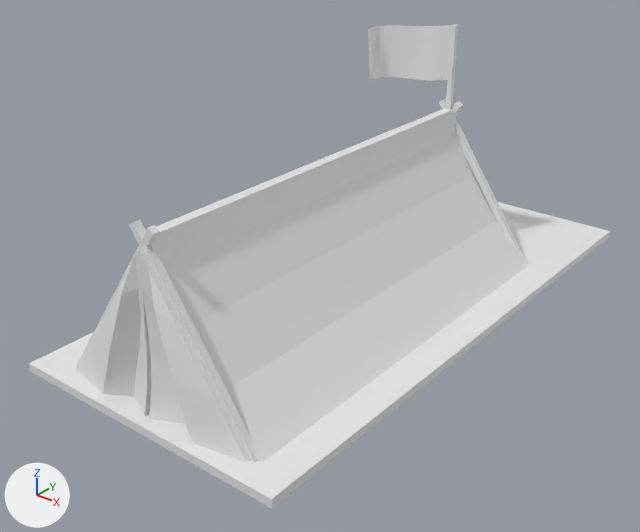
One commit to the FBX model Assets/Models/Hospital.fbx: the scene before it, then after it.
One viewpoint serves both versions: a 50 mm camera at (6.73, -8.55, 5.99) aimed at (-0.17, 0.07, 0.65). Arrows for +X, +Y and +Z are at lower left; the lights stay in place. Where no turn or scale is listed for an object, it has been applied to the vertices.

The older version as bpy lines, for what is in view:
```python
me_cube_001 = bpy.data.meshes.new('Cube.001')
me_cube_001.from_pydata(...)  # a box spanning x -2.02..2.02, y -3.43..5.09, z -0.06..0.06
me_cube_005 = bpy.data.meshes.new('Cube.005')
me_cube_005.from_pydata(...)  # 20 vertices, 18 faces; spans x -1.6..1.6, y -1.0..1.0, z -1.0..1.22
me_cube_007 = bpy.data.meshes.new('Cube.007')
me_cube_007.from_pydata(...)  # a box spanning x -0.038..0.038, y -0.038..0.038, z -0.661..0.661
me_cube_008 = bpy.data.meshes.new('Cube.008')
me_cube_008.from_pydata(...)  # 32 vertices, 24 faces; spans x -5.7..56.4, y -1.0..131.4, z -1.0..1.0
me_cube_010 = bpy.data.meshes.new('Cube.010')
me_cube_010.from_pydata(...)  # 184 vertices, 182 faces; spans x -1.47..1.47, y -0.17..6.4, z -1.0..1.12
me_plane_001 = bpy.data.meshes.new('Plane.001')
me_plane_001.from_pydata(...)  # 40 vertices, 19 faces; spans x -0.607..0.762, y -0.271..0.078, z -0.59..0.406
ob_cube = bpy.data.objects.new('Cube', me_cube_001)
ob_cube.location = (0.0, 0.0, 0.0)
ob_cube_001 = bpy.data.objects.new('Cube.001', me_cube_008)
ob_cube_001.location = (0.73, 3.06, 1.09)
ob_cube_001.rotation_euler = (0.0, -0.611, 0.0)  # degrees (0, -35, 0)
ob_cube_001.scale = (-0.0469, -0.0469, -1.53)
ob_cube_003 = bpy.data.objects.new('Cube.003', me_cube_005)
ob_cube_003.location = (0.0, 0.0, 1.02)
ob_cube_003.rotation_euler = (0.0, 3.142, 0.0)  # degrees (0, 180, 0)
ob_cube_003.scale = (-1.0, -3.06, -1.0)
ob_cube_004 = bpy.data.objects.new('Cube.004', me_cube_010)
ob_cube_004.location = (0.0, -3.12, 1.01)
ob_cube_005 = bpy.data.objects.new('Cube.005', me_cube_007)
ob_cube_005.location = (0.0, 3.01, 2.84)
ob_plane = bpy.data.objects.new('Plane', me_plane_001)
ob_plane.location = (-0.78, 3.03, 3.09)
```
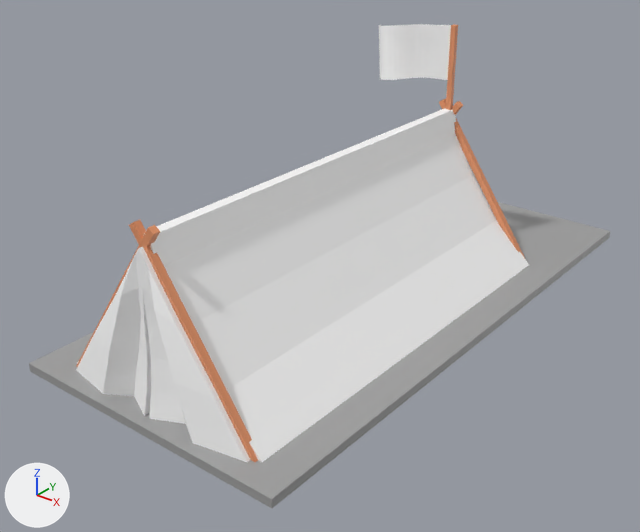
The edits, one by one:
Material 'Material.001' (mat_material_001) is new.
Its base color is (0.8, 0.307, 0.142) (orange #e79669).
Material 'Material' (mat_material) is new.
Its base color is (0.342, 0.342, 0.342) (grey #9e9e9e).
Material 'Material.002' (mat_material_002) is new.
Its base color is (1.0, 1.0, 1.0) (white #ffffff).
me_cube_005 has 20 vertices, 18 faces and spans x -1.6..1.6, y -1.0..1.0, z -1.0..1.22.
me_cube_005 now uses material mat_material_002 (white #ffffff).
me_cube_001 has 8 vertices, 6 faces and spans x -2.02..2.02, y -3.43..5.09, z -0.06..0.06.
me_cube_001 now uses material mat_material (grey #9e9e9e).
me_plane_001 is used by ob_plane; location (-0.78, 3.03, 3.09).
me_plane_001 had 40 vertices, 19 faces and spanned x -0.607..0.762, y -0.271..0.078, z -0.59..0.406.
me_plane_001 now has 40 vertices, 19 faces and spans x -0.622..0.762, y -0.224..0.134, z -0.574..0.406.
me_plane_001 part 1: 38 of 40 vertices moved; they spanned x -0.607..0.682, y -0.271..0.078, z -0.59..0.395 and now span x -0.622..0.68, y -0.224..0.134, z -0.574..0.398; mean shift (0.015, -0.021, 0.016); largest move (-0.591, -0.271, 0.223) -> (-0.622, 0.134, 0.231).
me_plane_001 now uses material mat_material_002 (white #ffffff).
me_cube_008 has 32 vertices, 24 faces and spans x -5.7..56.4, y -1.0..131.4, z -1.0..1.0.
me_cube_008 now uses material mat_material_001 (orange #e79669).
me_cube_007 has 8 vertices, 6 faces and spans x -0.038..0.038, y -0.038..0.038, z -0.661..0.661.
me_cube_007 now uses material mat_material_001 (orange #e79669).
me_cube_010 has 184 vertices, 182 faces and spans x -1.47..1.47, y -0.17..6.4, z -1.0..1.12.
me_cube_010 now uses material mat_material_002 (white #ffffff).

Changed parts and their boxes [x1, y1, x2, y2] in the pictures (640 x 532 px):
'Cube.003', recoloured (grey to white): [77, 108, 529, 462] in both
'Cube', recoloured (white to grey): [29, 202, 610, 508] in both
'Cube.004', recoloured (grey to white): [76, 247, 250, 462] in both
'Plane', recoloured, reshaped (grey to white, 13% narrower): before [368, 25, 451, 80]; after [379, 24, 451, 80]
'Cube.001', recoloured (grey to orange): [76, 99, 525, 462] in both
'Cube.005', recoloured (grey to orange): [446, 24, 458, 110] in both
